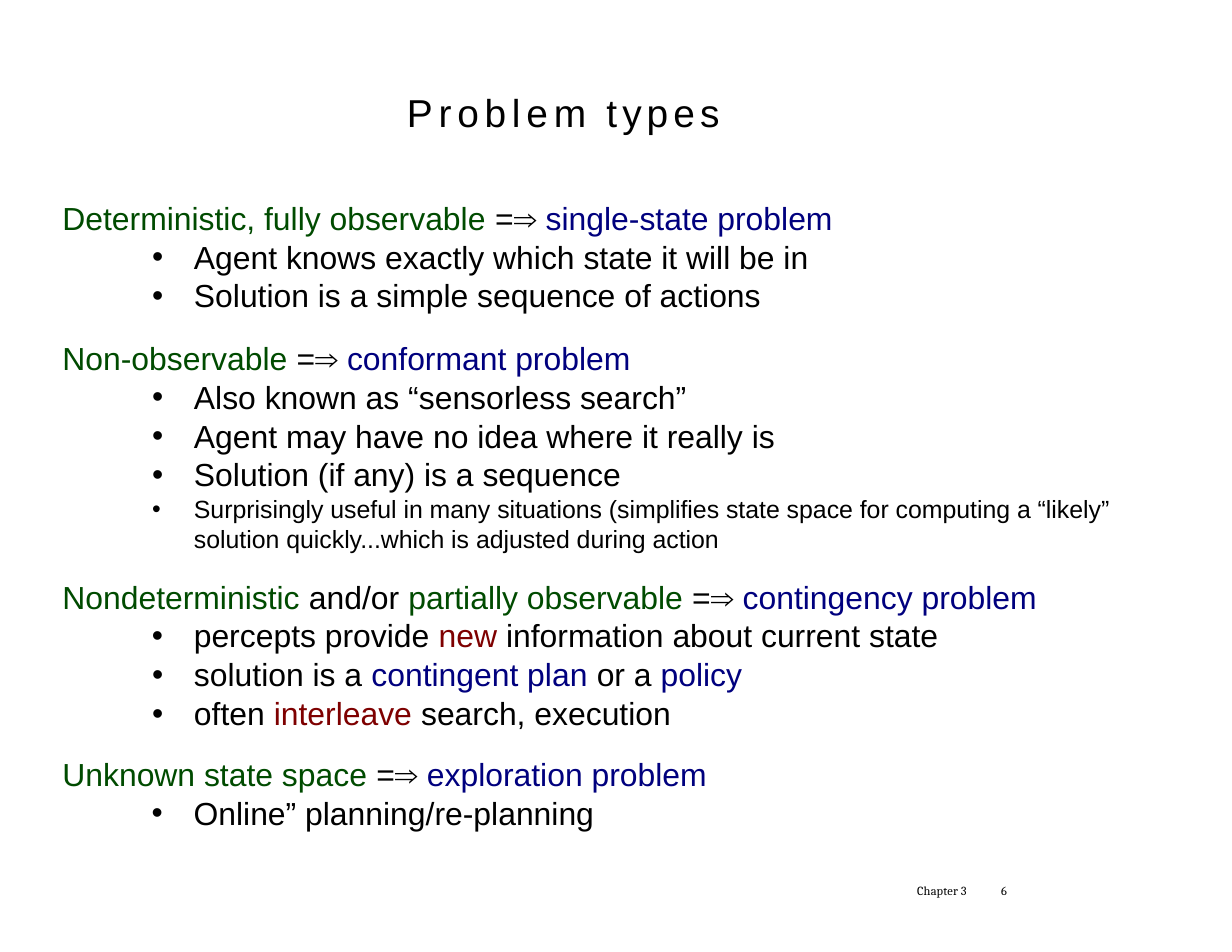
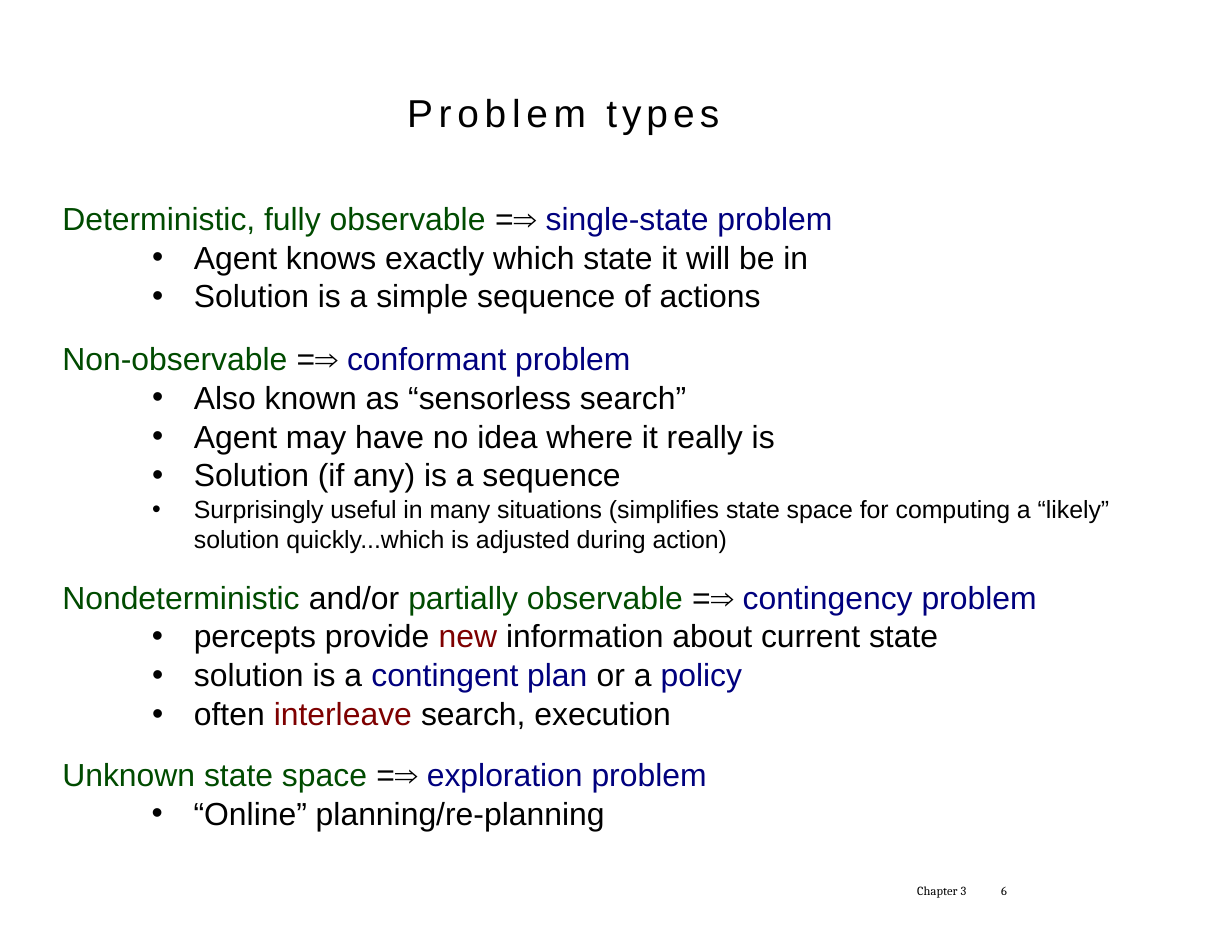
Before and after one commit to tdhock/cs470-570-spring-2023, a slide deck: slide 6 of slides/chapter3.1.pptx. Drawn at 1232x952 pixels with LibreOffice and Linux fonts; fonts in the diff are those of the drawing. Boxes give left, top, right and bottom in pixels: in the first picture for what was removed or moved away, otherwise in the second. Text is boxed around its words. In the diff, an @@ line names an element or a change of style, - is before the commit and + after.

```diff
--- a/slides/chapter3.1.pptx
+++ b/slides/chapter3.1.pptx
@@ text at [194, 500, 1110, 553]: text changed @@
-• Surprisingly useful in many situations (simplifies state space for computing a “likely” solution quickly...which is adjusted during action
+• Surprisingly useful in many situations (simplifies state space for computing a “likely” solution quickly...which is adjusted during action)
@@ text at [194, 802, 605, 831]: text changed @@
-• Online” planning/re-planning
+• “Online” planning/re-planning
```
Also in this commit, not shown: 21 other slides changed, 1 other file.
